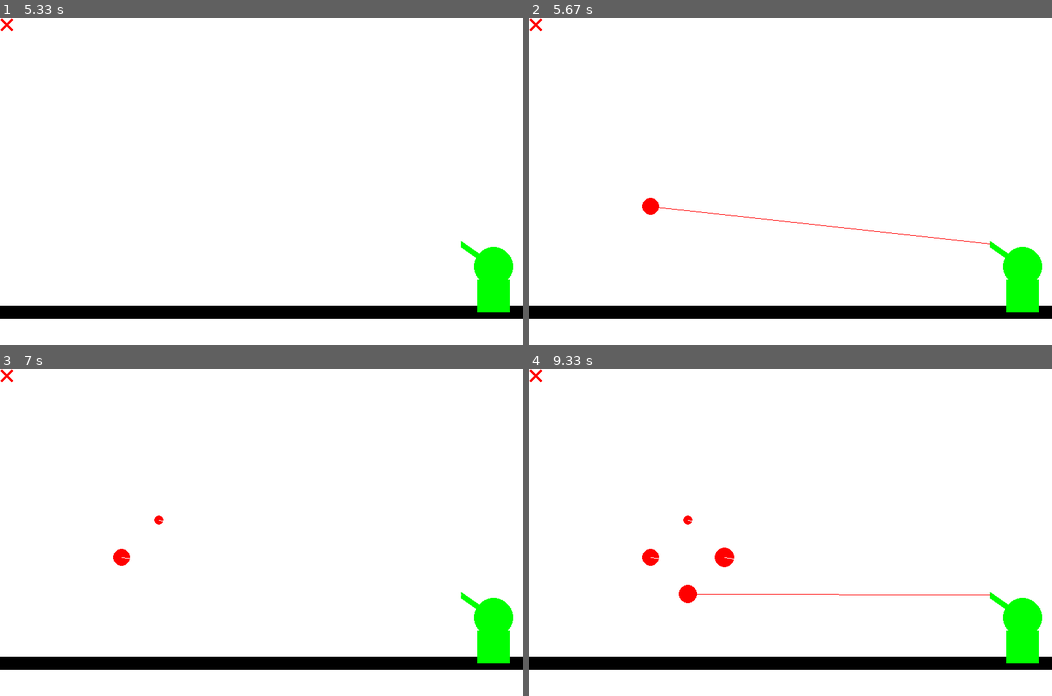
Above: before the commit, frames 1-4 (two rows, left to right).
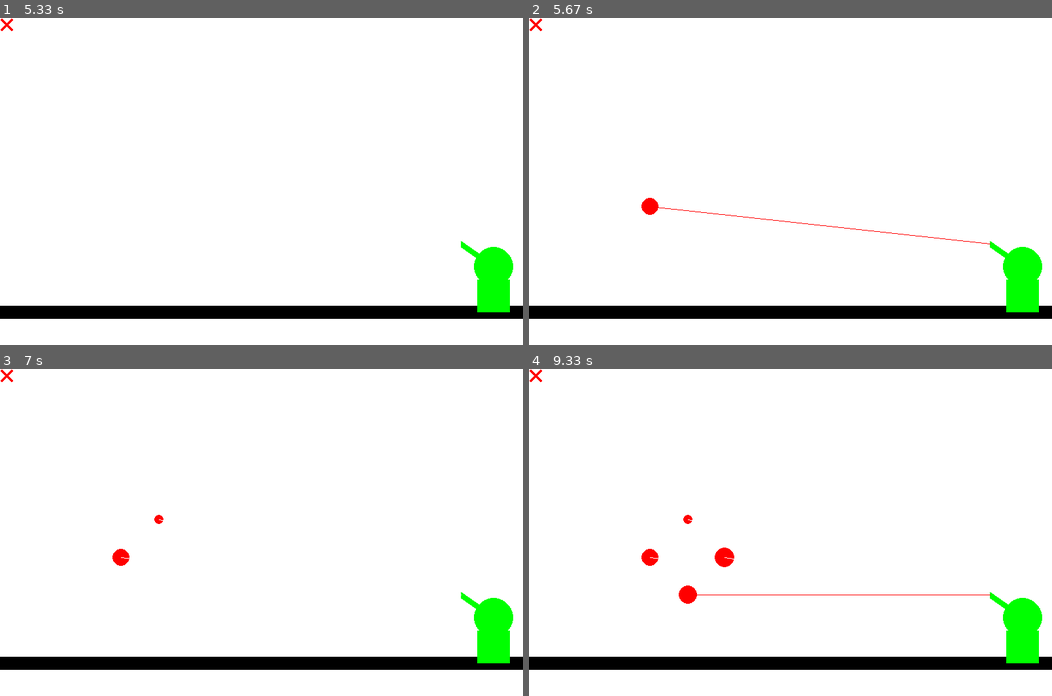
Above: after the commit, the same moments.

Repository: BapL49/projet-1---feu-d-artifices
Game: pygame game, started from main.py
The game is run twice, just before and just after one commit, with the same random seed, the same clock (stepped at 60 frames per second) and the same inputs.
Inputs (mouse positions are in pixels of both pictures, inside the frame that each line leads up to):
- Up to frame 1 (5.33 s): no input
- Up to frame 2 (5.67 s): click (685, 207) at 5.38 s
- Up to frame 3 (7 s): no input
- Up to frame 4 (9.33 s): no input

Frame 1 is identical in both runs. In frame 2, less than 0.1% of the frame differs, in the area x 21-84%, y 55-69%; in frame 3, less than 0.1%; in frame 4, 0.1%, in the area x 21-60%, y 44-72%.

Commit message:
vitesse initiale aléatoire

Diff:
--- a/Division.py
+++ b/Division.py
@@ -7,7 +7,7 @@
     def __init__(self, positionX, positionY, direction, fenetre):
         self.positionX = positionX
         self.positionY = positionY
-        self.vitesseInitiale = 15
+        self.vitesseInitiale = randint(15, 30)
         self.direction = direction # angle (en radian) vers lequel se dirige la division
         self.gravite = 9.8
         self.couleur = (255, 0, 0)
@@ -20,12 +20,12 @@
         pygame.display.update(pygame.draw.circle(self.fenetre, self.couleur, (int(self.positionX), int(self.positionY)), self.circle_radius))
 
 
-    def move(self, dt):
-        temps_ecoule = dt
-        self.positionY += 0.5 * self.gravite * temps_ecoule**2 + self.vitesseInitiale * math.sin(self.direction) * temps_ecoule
-        self.positionX += self.vitesseInitiale * math.cos(self.direction) * temps_ecoule
+    def move(self):
+        dt = 0.1
+        self.positionY += 0.5 * self.gravite * dt**2 + self.vitesseInitiale * math.sin(self.direction) * dt
+        self.positionX += self.vitesseInitiale * math.cos(self.direction) * dt
         self.circle = pygame.draw.circle(self.fenetre, self.couleur, (int(self.positionX), int(self.positionY)), self.circle_radius)
 
     def update(self):
-        self.move(0.1)
+        self.move()
         pygame.display.update(pygame.draw.circle(self.fenetre, self.couleur, (int(self.positionX), int(self.positionY)), self.circle_radius))
